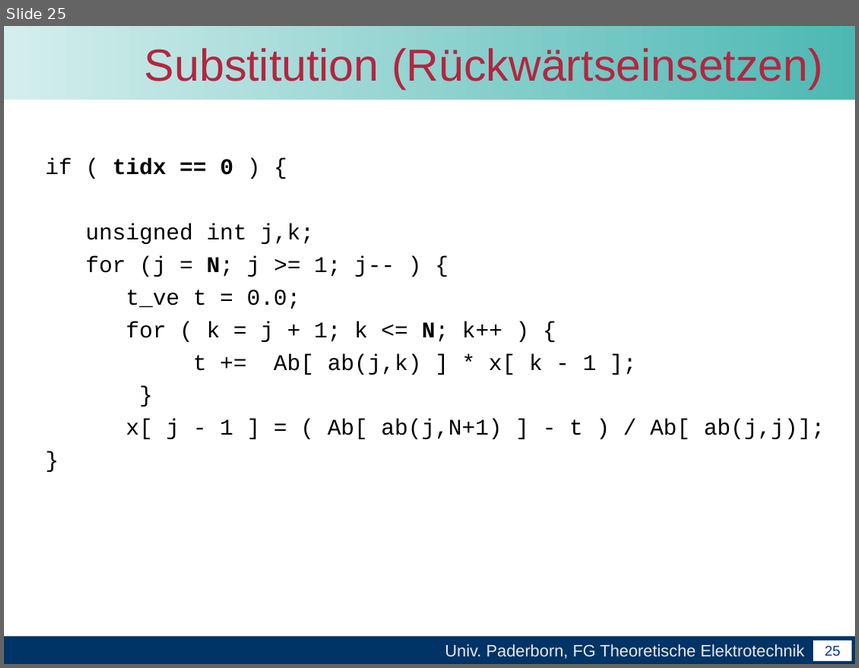
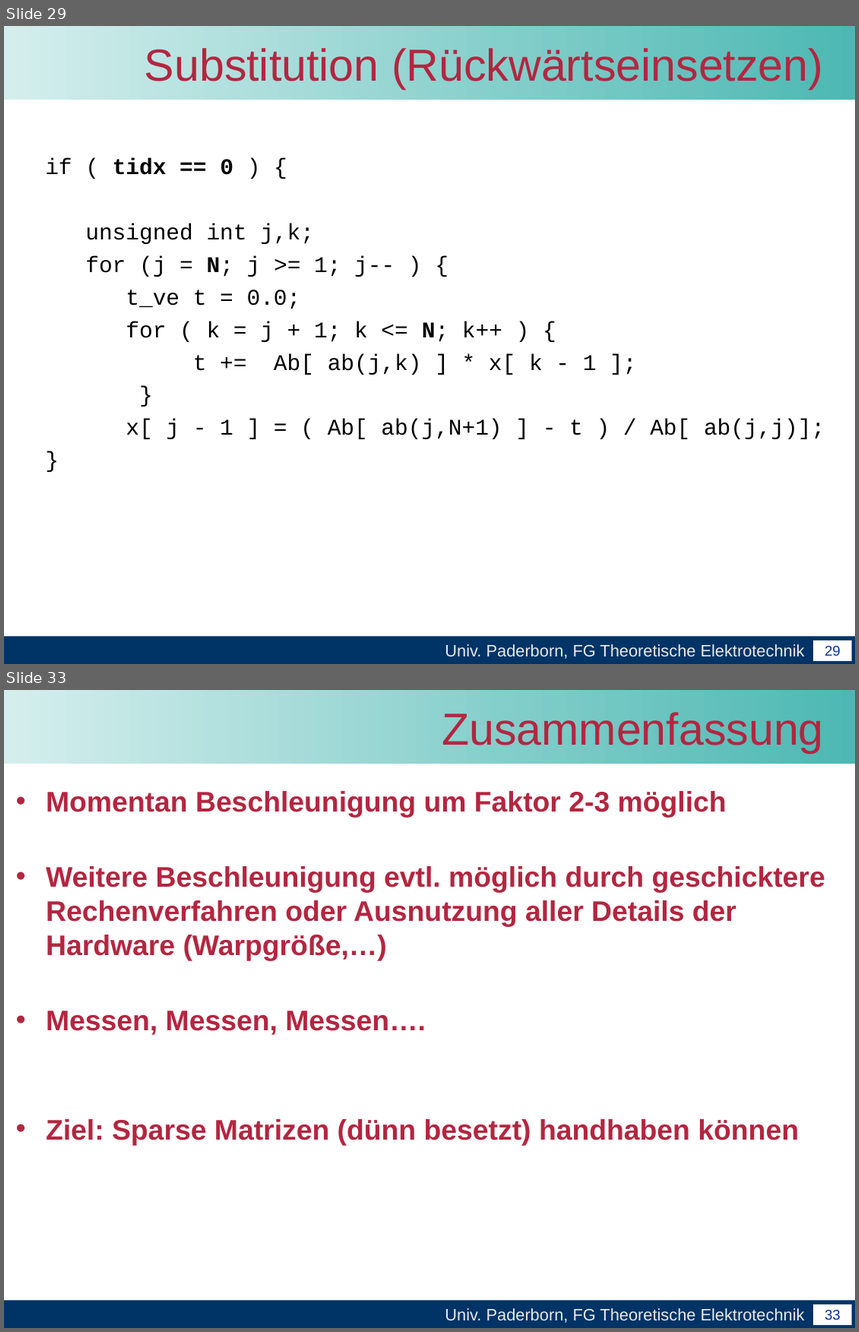
Before and after one commit to unconditional/projektarbeitcuda, a slide deck: Vortrag/Zwischenvortrag der Projektarbeit CUDA.ppt. Shown one above the other, each under a label of ours: slide 25 before the commit, slides 29 and 33 after it; the slides between them are not shown. The pictures are 859x668 and 859x1332 pixels, drawn with LibreOffice and Linux fonts; fonts in the diff are those of the drawing; background and template pictures are left out. Boxes give left, top, right and bottom in pixels: in the first picture for what was removed or moved away, otherwise in the second. Text is boxed around its words. In the diff, an @@ line names an element or a change of style, - is before the commit and + after.

```diff
--- a/Vortrag/Zwischenvortrag der Projektarbeit CUDA.ppt
+++ b/Vortrag/Zwischenvortrag der Projektarbeit CUDA.ppt
@@ slide 33 added at [4,690,855,1328], background #FFFFFF; not listed: 4 template elements that a slide beside it also shows @@
@@ title added at [442,712,824,753], 38 pt, text #B32640 @@
+Zusammenfassung
@@ text added at [46,791,826,1145], 24 pt, text #B32640, bold @@
+• Momentan Beschleunigung um Faktor 2-3 möglich
+• Weitere Beschleunigung evtl. möglich durch geschicktere Rechenverfahren oder Ausnutzung aller Details der Hardware (Warpgröße,…)
+• Messen, Messen, Messen….
+• Ziel: Sparse Matrizen (dünn besetzt) handhaben können
@@ what was slide 25 is now slide 29 @@
@@ page number at [825,646,841,656]: text changed @@
-25
+29
```
Also in this commit, not shown: 14 slides changed, 11 other slides added, 2 slides removed.
